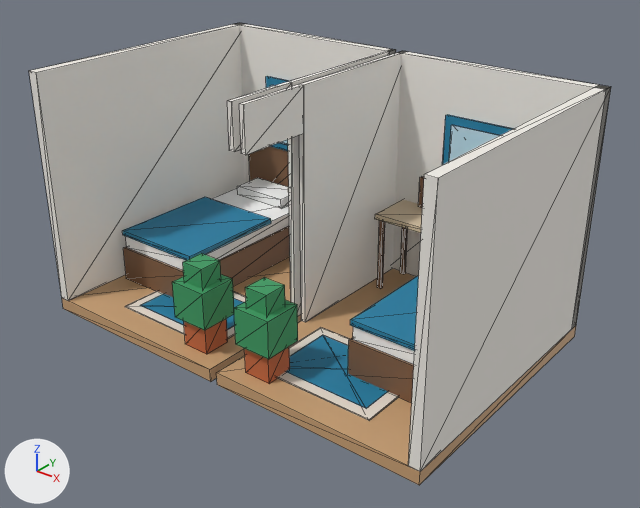
Before and after pictures for a commit that changed the glTF model frontend/public/landing/apartment.glb.
The view is the same before and after, from a 50 mm camera at (4.58, -5.6, 4.09) aimed at (0.17, -0.09, 0.68). The axes (+X, +Y, +Z) are drawn at lower left. The lights are the same throughout. The older version comes first. Mesh edges are drawn as thin lines. Vertices at exactly the same position are counted once.

Objects in the first picture: 'left', 'right'.
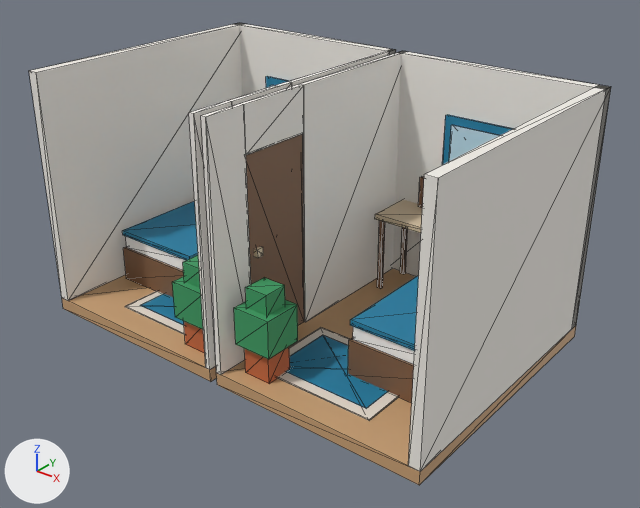
Commit message: colocando porta na casa

Location of each change, [x1, y1, x2, y2] in pixels of the pictures (640 x 508 px):
'right', reshaped: before [216, 51, 611, 485]; after [201, 51, 611, 485]
part 1 of me_left, added: after [189, 101, 232, 369]
part 2 of me_right, added (brown): after [246, 134, 304, 325]
part 3 of me_right, added: after [254, 246, 263, 258]
part 4 of me_right, added: after [201, 104, 251, 375]

The change, as a list of edits to the scene's bpy script:
```text
Change me_left:
    used by ob_left; location = (-0.037, 0.0, 0.0)
    remove me_left.from_pydata(...)  # 175 vertices, 276 faces; spans x -2.0..0.0, y -1.3..1.3, z -0.12..2.2
    add me_left.from_pydata(...)  # 196 vertices, 312 faces; spans x -2.0..0.01, y -1.3..1.3, z -0.12..2.2
    me_left part 1
    5 vertices are added at (0.0, -0.9, 0.0), (0.0, -1.3, 2.2), (-0.05, -1.3, 0.0), (-0.05, -1.3, 2.2), (-0.05, -0.9, 0.0)
    12 new faces join them, mat_wall (white #f3efe9)
    other edits to the shape of me_left do not show in these pictures
Change me_right:
    used by ob_right; location = (0.037, 0.0, 0.0)
    remove me_right.from_pydata(...)  # 175 vertices, 276 faces; spans x 0.0..2.0, y -1.3..1.3, z -0.12..2.2
    add me_right.from_pydata(...)  # 196 vertices, 312 faces; spans x -0.01..2.0, y -1.3..1.3, z -0.12..2.2
    me_right part 2: a new loose piece, a box spanning x 0.015..0.035, y -0.9..-0.2, z 0.0..1.8, in mat_wood (brown #7e5c41)
    me_right part 3: a new loose piece, a box spanning x -0.01..0.07, y -0.83..-0.76, z 0.9..0.97, in mat_desk (beige #ddc7a8)
    me_right part 4
    5 vertices are added at (0.05, -0.9, 0.0), (0.05, -1.3, 2.2), (0.05, -1.3, 0.0), (0.0, -1.3, 2.2), (0.0, -0.9, 0.0)
    12 new faces join them, mat_wall (white #f3efe9)
```
